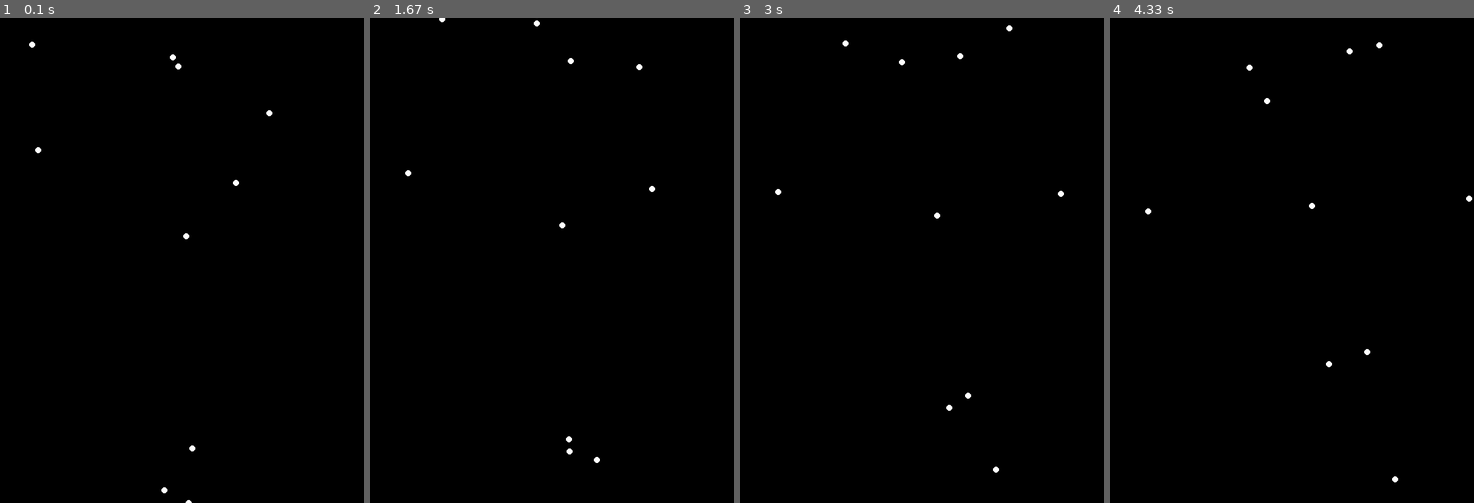
Above: before the commit, frames 1-4 (left to right).
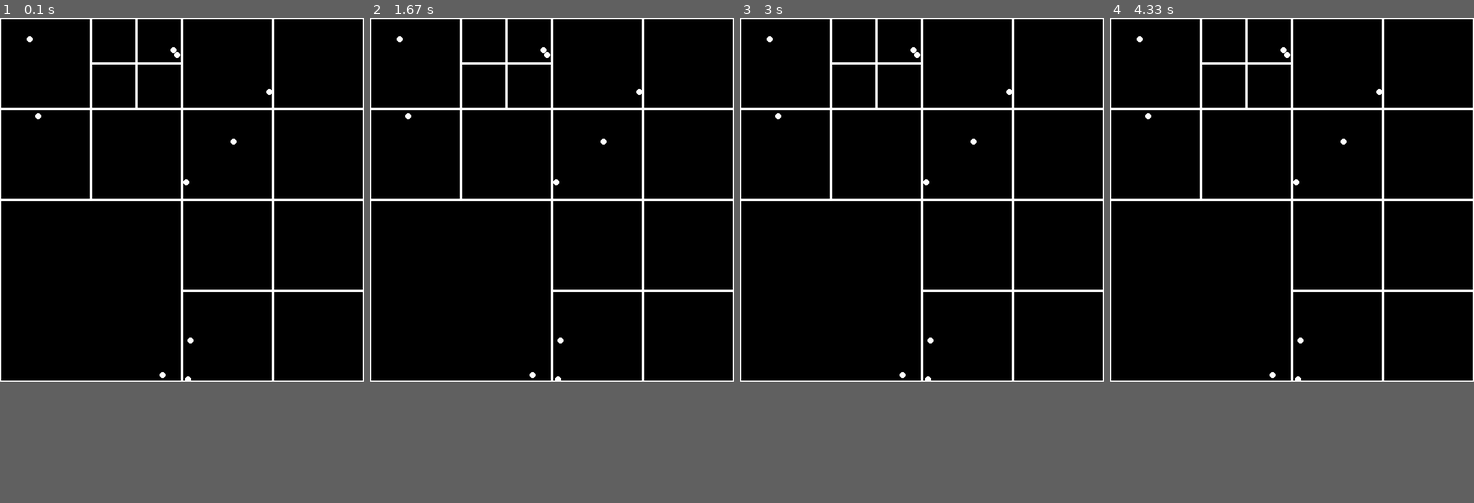
Above: after the commit, the same moments.

Repository: arnavsaxena62/quadtree-pygame
Game: pygame game, started from main.py
The game is run twice, just before and just after one commit, with the same random seed, the same clock (stepped at 60 frames per second) and the same inputs.
Inputs:
- Up to frame 1 (0.1 s): no input
- Up to frame 2 (1.67 s): no input
- Up to frame 3 (3 s): no input
- Up to frame 4 (4.33 s): no input
In our replay, the window is 600x800 before the commit and 600x600 after it. These sizes can differ from the game's own. Grey fills any space a smaller window leaves; there, only what the larger window draws over its background counts as a difference.

The runs differ from the first frame. In frame 1, 4.0% of the frame differs, in the area x 0-100%, y 0-100%; in frame 2, 4.0%, in the area x 0-100%, y 0-92%; in frame 3, 4.0%; in frame 4, 4.0%.

Commit message:
need help

Diff:
--- a/main.py
+++ b/main.py
@@ -1,6 +1,5 @@
 import pygame as pg
 import random
-pg.init()
 
 class Point:
     def __init__(self, x, y, v):
@@ -21,13 +20,99 @@
     def draw(self, surface):
         pg.draw.circle(surface, (255,255,255), (self.x, self.y), 5)
 
-screen = pg.display.set_mode((600, 800))
+
+
+
+class rectangle:
+    def __init__(self, x, y, w, h):
+        self.x = x
+        self.y = y
+        self.w = w
+        self.h = h
+
+    def draw(self):
+        pg.draw.rect(screen_buffer, (255, 255, 255), (self.x - self.w/2, self.y - self.h/2 , self.w, self.h), 2)
+
+
+
+class Quadtree:
+    MAX_CAPACITY = 1
+
+    def __init__(self, boundary, parent=None):
+        self.boundary = boundary
+        self.points = []
+        self.subdivided = False
+        self.ne = None
+        self.se = None
+        self.nw = None
+        self.sw = None
+        self.parent = parent
+
+    def insert_point(self, point):
+        if not self.boundary_contains_point(point):
+            return False
+
+        if len(self.points) < self.MAX_CAPACITY and not self.subdivided:
+            self.points.append(point)
+            return True
+
+        if not self.subdivided:
+            self.subdivide()
+
+        if self.ne.insert_point(point):
+            return True
+        if self.se.insert_point(point):
+            return True
+        if self.nw.insert_point(point):
+            return True
+        if self.sw.insert_point(point):
+            return True
+
+        return False
+
+    def boundary_contains_point(self, point):
+        return (self.boundary.x - self.boundary.w/2 <= point.x <= self.boundary.x + self.boundary.w/2 and
+                self.boundary.y - self.boundary.h/2 <= point.y <= self.boundary.y + self.boundary.h/2)
+
+    def subdivide(self):
+        x = self.boundary.x
+        y = self.boundary.y
+        w = self.boundary.w
+        h = self.boundary.h
+
+        rne = rectangle(x + w/4, y - h / 4, w / 2, h / 2)
+        rse = rectangle(x + w / 4, y + h / 4, w / 2, h / 2)
+        rnw = rectangle(x - w / 4, y - h / 4, w / 2, h / 2)
+        rsw = rectangle(x - w / 4, y + h / 4, w / 2, h / 2)
+
+        self.ne = Quadtree(rne, self)
+        self.se = Quadtree(rse, self)
+        self.nw = Quadtree(rnw, self)
+        self.sw = Quadtree(rsw, self)
+
+        self.subdivided = True
+
+    def draw(self):
+        self.boundary.draw()
+        if self.subdivided:
+            self.ne.draw()
+            self.se.draw()
+            self.nw.draw()
+            self.sw.draw()
+
+
+
+
+
+
+pg.init()
+screen = pg.display.set_mode((600, 600))
 screen_buffer = pg.Surface(screen.get_size())
 clock = pg.time.Clock()
 running = True
 
+
 vector_points = []
-
 for i in range(10):
     current_point = Point(
         random.randint(0, screen.get_width()),
@@ -37,15 +122,27 @@
         )
     vector_points.append(current_point)
 
+
+
+boundary = rectangle(300, 300, 600, 600)
+qtree = Quadtree(boundary, None)
+
+screen_buffer.fill((0, 0, 0))
+for current_point in vector_points:
+    qtree.insert_point(current_point)
+    current_point.draw(screen_buffer)
+qtree.draw()
+
+
+
+
 while running:
     for event in pg.event.get():
         if event.type == pg.QUIT:
             running = False
 
-    screen_buffer.fill((0, 0, 0))
-    for current_point in vector_points:
-        current_point.step()
-        current_point.draw(screen_buffer)
+
+
 
     screen.blit(screen_buffer, (0, 0))
     pg.display.flip()
